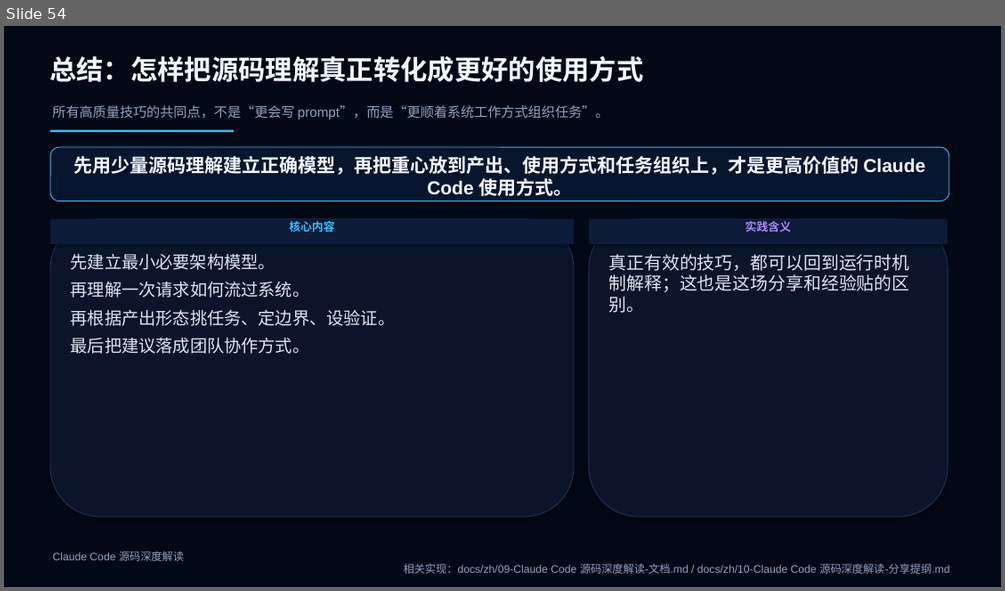
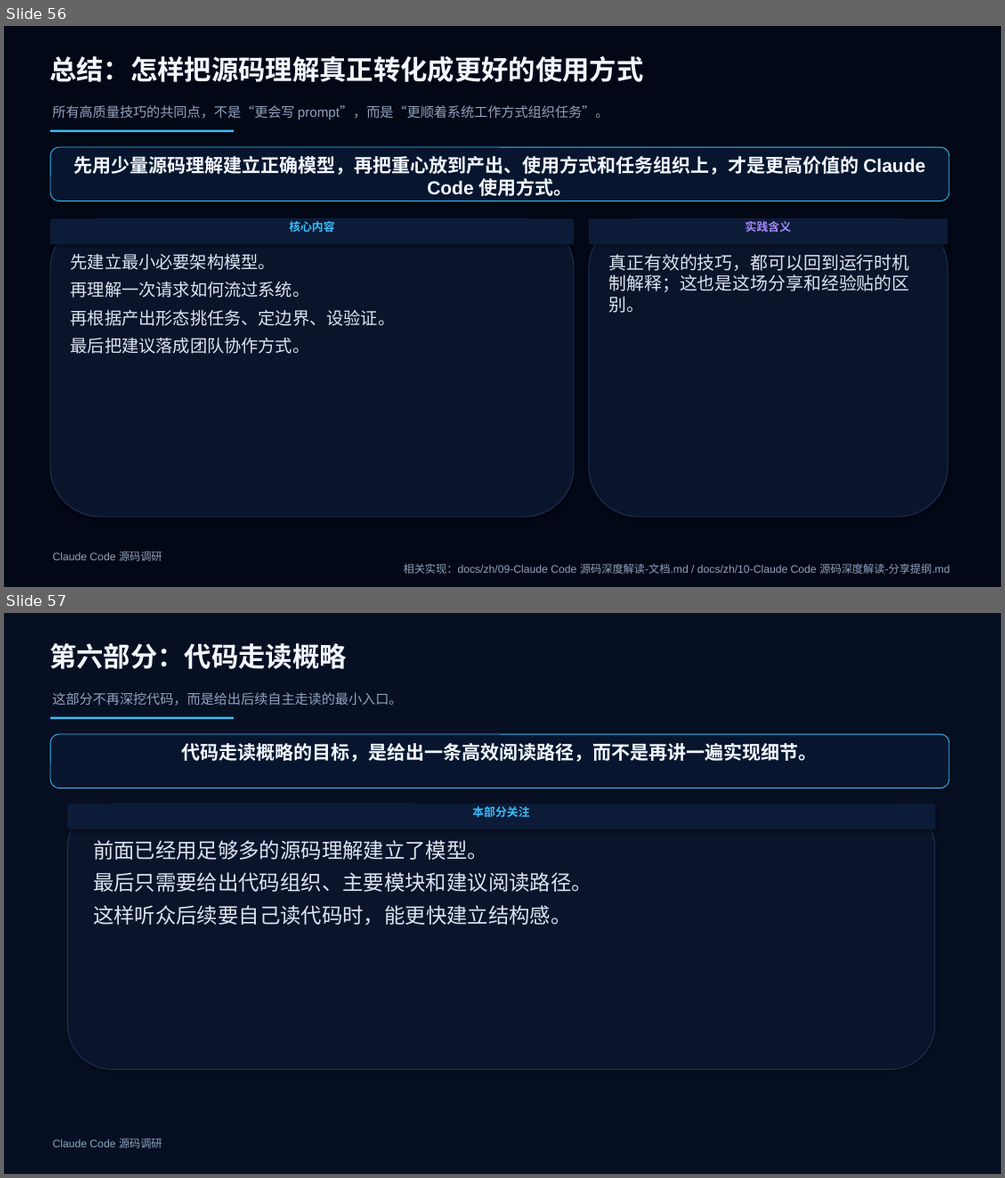
Before and after one commit to boboliu-1010/ccode, a slide deck: docs/zh/10-Claude Code 源码深度解读.pptx. Shown one above the other, each under a label of ours: slide 54 before the commit, slides 56 and 57 after it. The pictures are 1005x591 and 1005x1178 pixels, drawn with LibreOffice and Linux fonts; fonts in the diff are those of the drawing. Boxes give left, top, right and bottom in pixels: in the first picture for what was removed or moved away, otherwise in the second. Text is boxed around its words. In the diff, an @@ line names an element or a change of style, - is before the commit and + after.

```diff
--- a/docs/zh/10-Claude Code 源码深度解读.pptx
+++ b/docs/zh/10-Claude Code 源码深度解读.pptx
@@ slide 57 added at <box>4,613,1001,1174</box>, background #071023 @@
@@ text added at <box>49,643,347,669</box>, 26 pt, text #F2F7FF, bold @@
+第六部分：代码走读概略
@@ text added at <box>52,692,402,706</box>, 13 pt, text #90A2BC @@
+这部分不再深挖代码，而是给出后续自主走读的最小入口。
@@ rectangle added at <box>50,717,234,719</box>, fill #38BDF8 @@
@@ rounded rectangle added at <box>50,734,949,788</box>, fill #07162E, outline #38BDF8 0.75 pt, 18 pt, text #F2F7FF, bold @@
+代码走读概略的目标，是给出一条高效阅读路径，而不是再讲一遍实现细节。
@@ rounded rectangle added at <box>67,803,935,1070</box>, fill #0A152B, outline #20345A 0.75 pt @@
@@ rectangle added at <box>67,803,935,829</box>, fill #0C1B38, 11 pt, text #38BDF8, bold @@
+本部分关注
@@ text added at <box>93,840,592,925</box>, 20 pt, text #DCE4F2 @@
+前面已经用足够多的源码理解建立了模型。
+最后只需要给出代码组织、主要模块和建议阅读路径。
+这样听众后续要自己读代码时，能更快建立结构感。
@@ text added at <box>53,1138,162,1148</box>, 10.5 pt, text #90A2BC @@
+Claude Code 源码调研
@@ what was slide 54 is now slide 56 @@
@@ slide 56 changed as well @@
@@ text at <box>53,551,162,561</box>: text changed @@
-Claude Code 源码深度解读
+Claude Code 源码调研
```
Also in this commit, not shown: 53 other slides changed, 5 other slides added, 1 other file.
